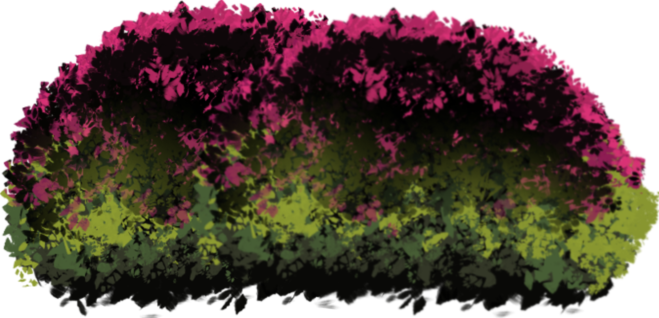
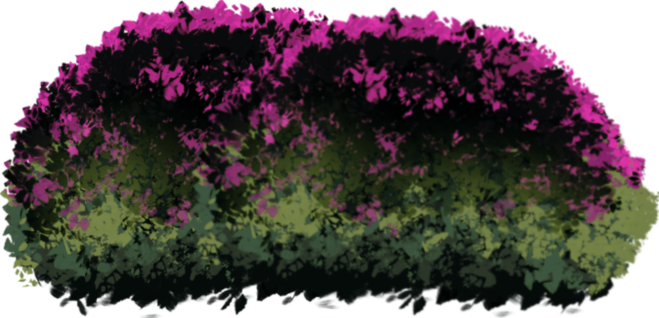
The second 659 x 318 image is a revision of the first. Changes to its layers:
renamed "Ex bbb.png" to "Ex bbb.png Mescladas", painted on it over [0, 0, 659, 315]
removed layer "Ex bbb.png" (2nd of 2) over [0, 0, 640, 315]
